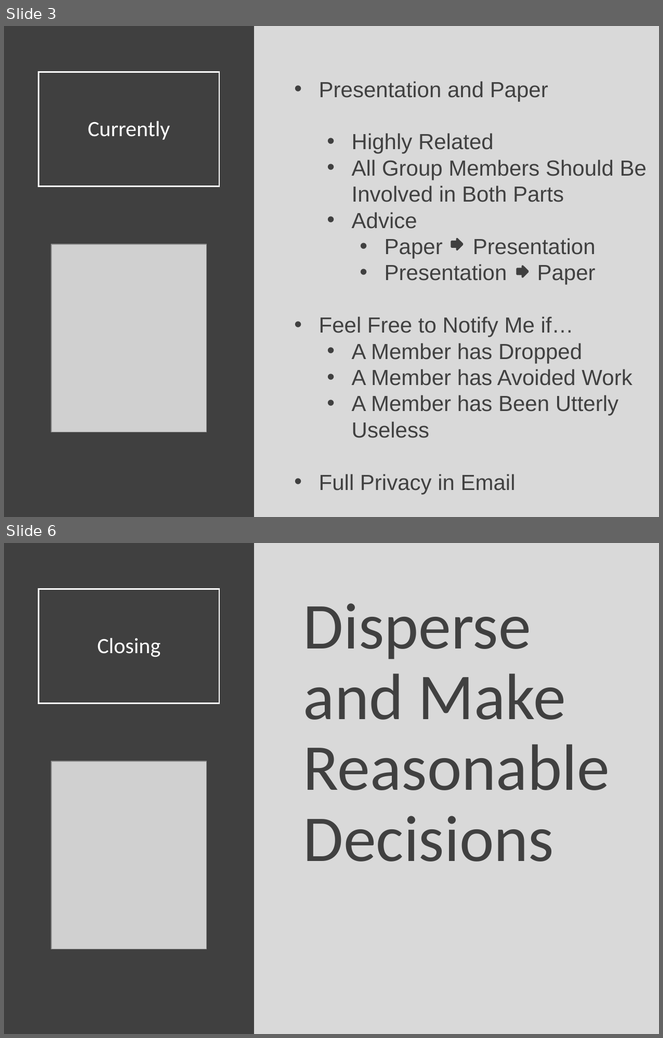
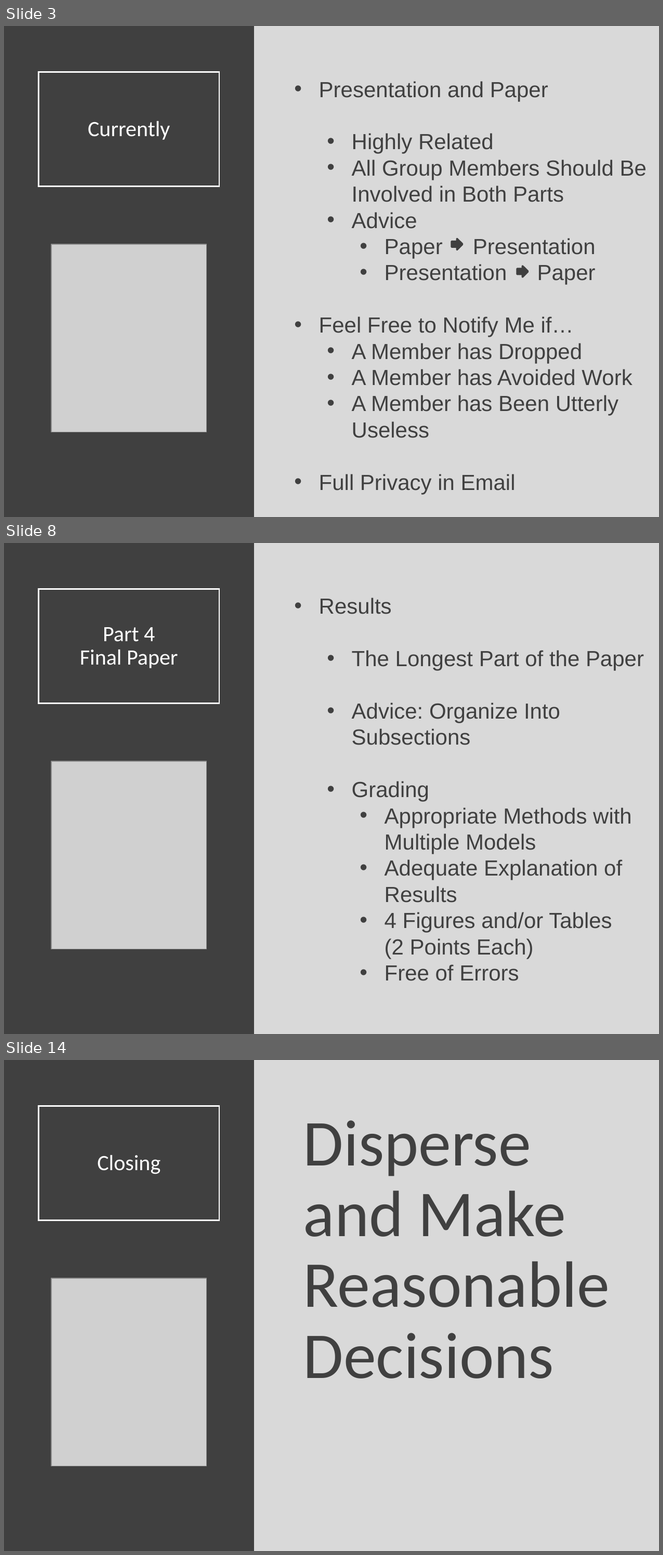
Before and after one commit to Yixf-Self/STOR320_WEBSITE, a slide deck: Lecture/Lecture 26/Lecture 26.pptx. Shown one above the other, each under a label of ours: slides 3 and 6 before the commit, slides 3, 8 and 14 after it; the slides between them are not shown. The pictures are 663x1038 and 663x1555 pixels, drawn with LibreOffice and Linux fonts; fonts in the diff are those of the drawing; grey boxes stand for pictures. Boxes give left, top, right and bottom in pixels: in the first picture for what was removed or moved away, otherwise in the second. Text is boxed around its words. In the diff, an @@ line names an element or a change of style, - is before the commit and + after.

```diff
--- a/Lecture/Lecture 26/Lecture 26.pptx
+++ b/Lecture/Lecture 26/Lecture 26.pptx
@@ slide 8 added at (x1=4, y1=543, x2=659, y2=1034), background #D9D9D9 @@
@@ rectangle added at (x1=4, y1=543, x2=254, y2=1034), fill #404040 @@
@@ title added at (x1=39, y1=589, x2=220, y2=704), outline #FFFFFF 1.5 pt, 24 pt, text #FFFFFF @@
+Part 4
+Final Paper
@@ text added at (x1=319, y1=598, x2=644, y2=981), 24 pt, text #404040 @@
+• Results
+  • The Longest Part of the Paper
+  • Advice: Organize Into Subsections
+  • Grading
+    • Appropriate Methods with Multiple Models
+    • Adequate Explanation of Results
+    • 4 Figures and/or Tables (2 Points Each)
+    • Free of Errors
@@ picture added at (x1=51, y1=761, x2=206, y2=949) @@
@@ what was slide 6 is now slide 14 @@
```
Also in this commit, not shown: 3 slides changed, 7 other slides added, 8 other files.
